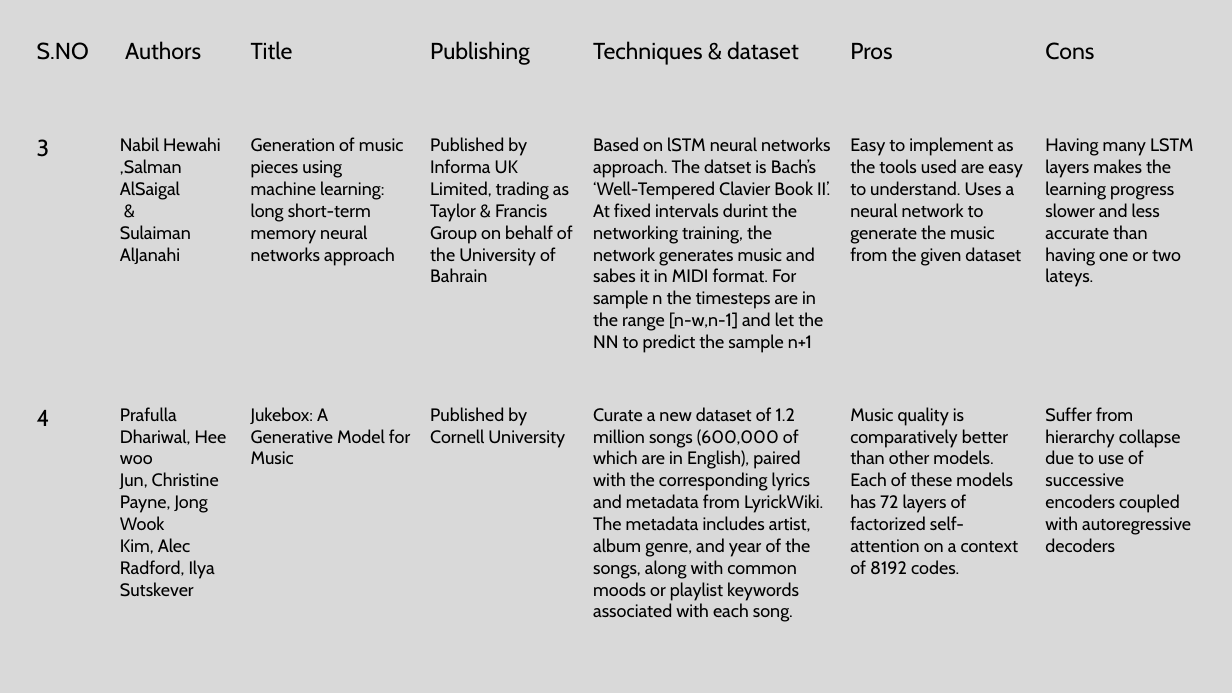
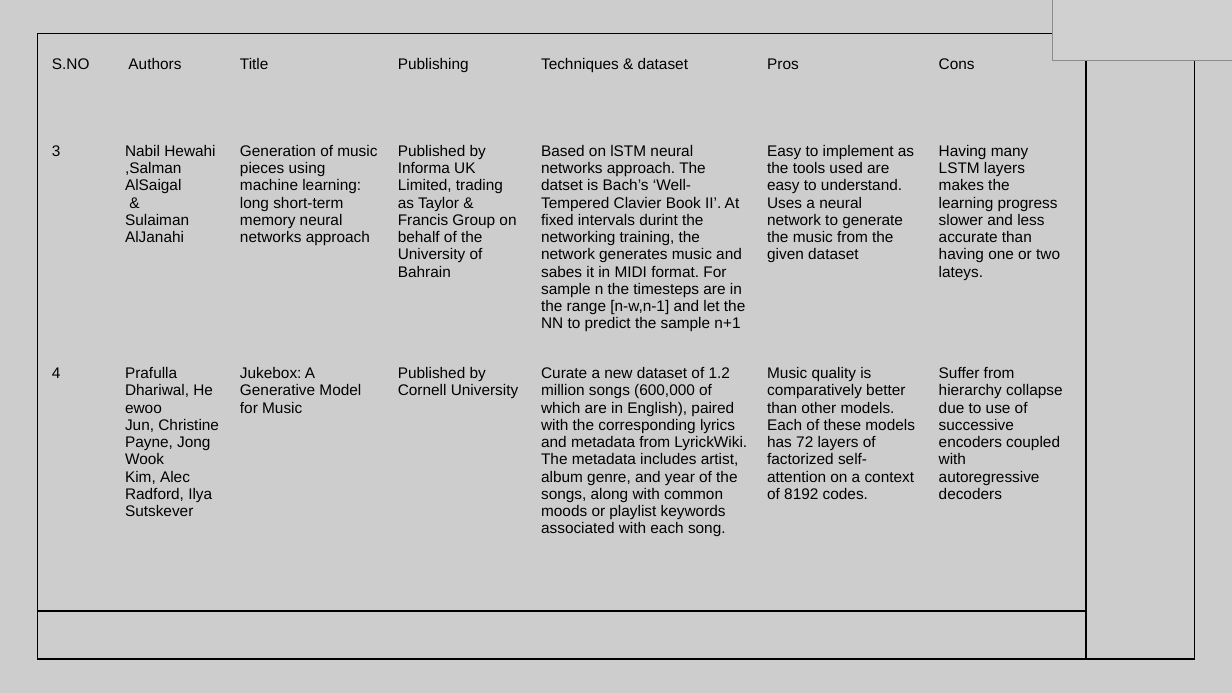
Before and after one commit to 2010030151-satya/Music-generation, a slide deck: slide 9 of presentations/aids_review1.pptx. Drawn at 1232x693 pixels with LibreOffice and Linux fonts; fonts in the diff are those of the drawing; grey boxes stand for pictures. Boxes give left, top, right and bottom in pixels: in the first picture for what was removed or moved away, otherwise in the second. Text is boxed around its words. In the diff, an @@ line names an element or a change of style, - is before the commit and + after.

```diff
--- a/presentations/aids_review1.pptx
+++ b/presentations/aids_review1.pptx
@@ rectangle added at [0, 0, 1232, 693], fill #000000 at 5% opacity @@
@@ picture added at [1053, 0, 1232, 60] @@
@@ rectangle added at [37, 34, 1195, 660], outline #000000 1 pt @@
@@ table at [43, 52, 1078, 582] @@
@@ size 18 to 12 pt in "S.NO", "Authors", "Title", "Publishing" and 5 more places @@
@@ font Cabin to Arial, size 14 to 12 pt @@
@@ table: place and size @@
-table at [28, 32, 1204, 649]
+table at [43, 52, 1078, 582]
@@ line added from (1086, 34) to (1086, 659), #000000 1 pt @@
@@ line added from (38, 611) to (1086, 611), #000000 1 pt @@
```
Also in this commit, not shown: 13 other slides changed, 1 slide added, 2 other files.
